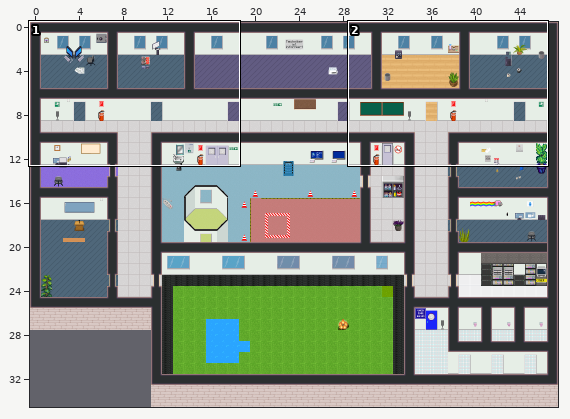
A Tiled map (JSON) gets an edit: map.tmj. The picture above shows the old version from afar; the outline marks the close-up.
Close-up. First the earlier version:
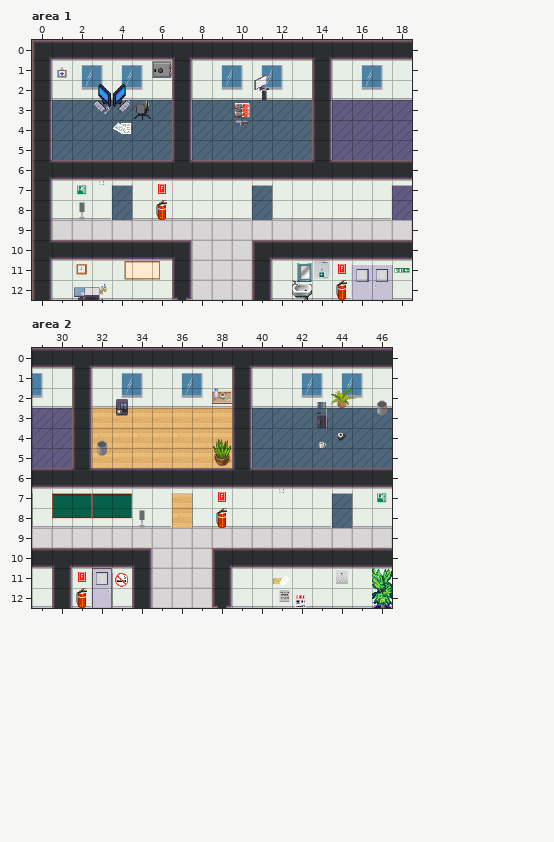
Cells are 32x32 px. Shown: area 1 x 0..18, y 0..12; area 2 x 29..46, y 0..12. The commit also changed other parts of the map, which this record leaves out. Not drawn, because the pictures are missing: unchanged layer "inventory_1".
After:
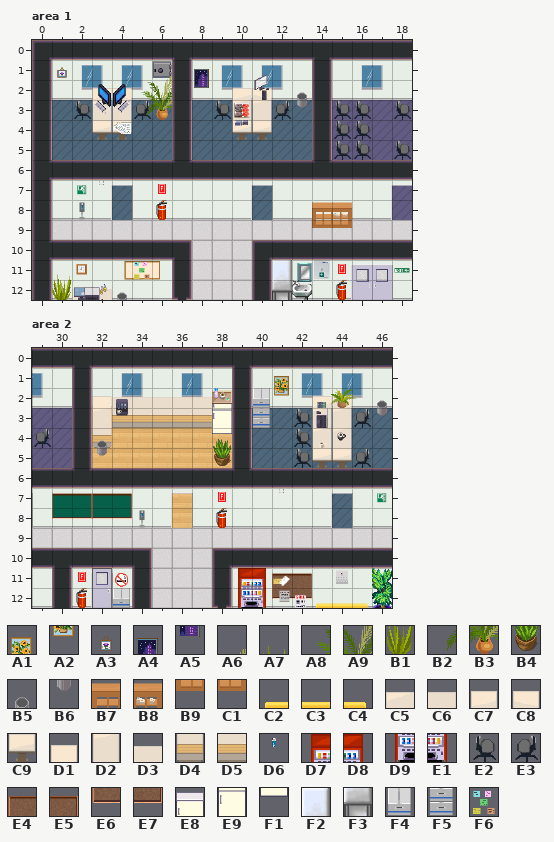
Key: from "WA_Decoration": A1 8, A2 20, A3 27, A4 32, A5 44, A6 61, A7 64, A8 72, A9 73, B1 76, B2 84, B3 85, B4 91; from "WA_Miscellaneous": B5 61, B6 71; from "WA_Other_Furniture": B7 17, B8 18, B9 29, C1 30; from "WA_Seats": C2 55, C3 56, C4 57; from "WA_Tables": C5 40, C6 41, C7 42, C8 42 flipped left-right, C9 57, D1 83, D2 93, D3 96, D4 103, D5 106; from "c3gelb": D6 0; from "food_and_drinks": D7 51, D8 52, D9 67, E1 68; from "furniture": E2 3, E3 4, E4 94, E5 95, E6 110, E7 111, E8 136, E9 152, F1 168, F2 204, F3 220, F4 268, F5 284; from "misc": F6 212.
__ is an empty cell.
Tiles of an added or newly shown layer are drawn over the layers below it.
Edits made:
Layer "party_inventory_1" (now shown), area 1:
Tile A3 now appears in row 1 at x 1.
Tile A4 now appears in row 1 at x 8.
Tile A5 now appears in row 2 at x 8.
Tile A6 now appears in row 1 at x 6.
Tile A7 now appears in row 11 at x 1.
Tile A8 now appears in row 2 at x 5.
Tile A9 now appears in row 2 at x 6.
Tile B1 now appears in row 12 at x 1.
Tile B2 now appears in row 3 at x 5.
Tile B3 now appears in row 3 at x 6.
Tile B5 now appears in row 2 at x 13; in row 12 at x 4.
Tile B6 now appears in row 3 at x 13.
Tile B7 now appears in row 8 at x 14.
Tile B8 now appears in row 8 at x 15.
Tile B9 now appears in row 9 at x 14.
Tile C1 now appears in row 9 at x 15.
Tile C5 now appears in row 12 at x 2.
Tile C6 now appears in row 12 at x 3.
Tile C7 now appears in row 2 at x 3 and 10.
Tile C8 now appears in row 2 at x 4 and 11.
Tile C9 now appears in row 4 at x 3 to 4 and 10 to 11.
Tile D2 now appears in row 3 at x 3 to 4 and 10 to 11.
Tile D6 now appears in row 8 at x 2.
Tile E2 now appears in row 3 at x 2, 9, 15 to 16 and 18; in row 4 at x 15 to 16; in row 5 at x 15 to 16 and 18.
Tile E3 now appears in row 3 at x 12.
Tile F2 now appears in row 11 at x 12.
Tile F3 now appears in row 12 at x 12.
Tile F6 now appears in row 11 at x 5.
Layer "party_inventory_1" (now shown), area 2:
Tile A1 now appears in row 1 at x 41.
Tile A2 now appears in row 2 at x 41.
Tile B4 now appears in row 5 at x 38.
Tile C2 now appears in row 12 at x 43.
Tile C3 now appears in row 12 at x 44.
Tile C4 now appears in row 12 at x 45.
Tile C7 now appears in row 2 at x 43.
Tile C8 now appears in row 2 at x 44.
Tile C9 now appears in row 5 at x 43 to 44.
Tile D1 now appears in row 2 at x 32.
Tile D2 now appears in row 3 at x 32 and 43 to 44; in row 4 at x 43 to 44.
Tile D3 now appears in row 2 at x 33 to 37.
Tile D4 now appears in row 4 at x 32.
Tile D5 now appears in row 3 at x 33 to 37.
Tile D6 now appears in row 8 at x 34.
Tile D7 now appears in row 11 at x 39.
Tile D8 now appears in row 11 at x 40.
Tile D9 now appears in row 12 at x 39.
Tile E1 now appears in row 12 at x 40.
Tile E2 now appears in rows 3 to 5 at x 42.
Tile E3 now appears in row 3 at x 45; in row 4 at x 29; in row 5 at x 45.
Tile E4 now appears in row 11 at x 41.
Tile E5 now appears in row 11 at x 42.
Tile E6 now appears in row 12 at x 41.
Tile E7 now appears in row 12 at x 42.
Tile E8 now appears in row 2 at x 38.
Tile E9 now appears in row 3 at x 38.
Tile F1 now appears in row 4 at x 38.
Tile F4 now appears in row 2 at x 40; in row 12 at x 33.
Tile F5 now appears in row 3 at x 40.
